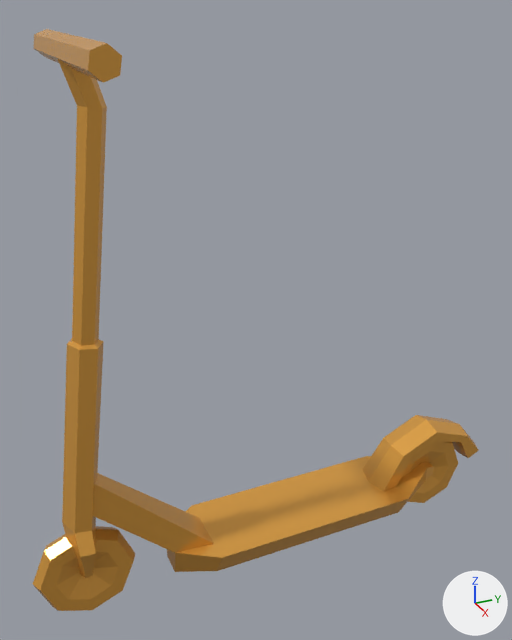
One commit to the glTF model public/models/scooter-kick.glb: the scene before it, then after it.
Camera for both pictures: a camera (50 mm lens) standing at (1.212, -0.582, 1.218) and looking at (-0.032, -0.022, 0.597). The axes (+X, +Y, +Z) are drawn at lower right. The lights are the same throughout. Where no turn or scale is listed for an object, it has been applied to the vertices.

Objects in the first picture: 'scooter-kick'.
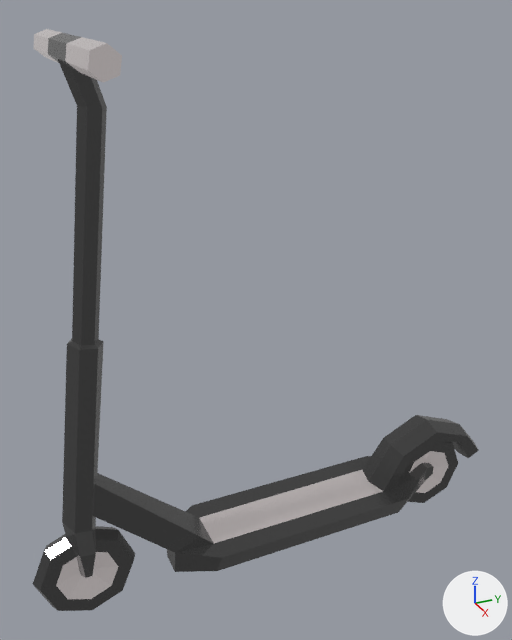
Changed parts and their boxes (x1, y1, x2, y2) in the pictures (512 x 640 px):
'scooter-kick', recoloured (brown to grey): (33, 29, 479, 611) in both

What the commit changed:
Picture 'base' (img_base) is new.
Material 'LOWPOLY-COLORS.001' (mat_lowpoly_colors_001) is new.
Uses the picture img_base.
me_scooter_kick has 212 vertices, 406 faces and spans x -0.235..0.235, y -0.547..0.602, z -0.007..1.163.
me_scooter_kick no longer uses material mat_lowpoly_colors (orange #e7a747).
me_scooter_kick now uses material mat_lowpoly_colors_001.
